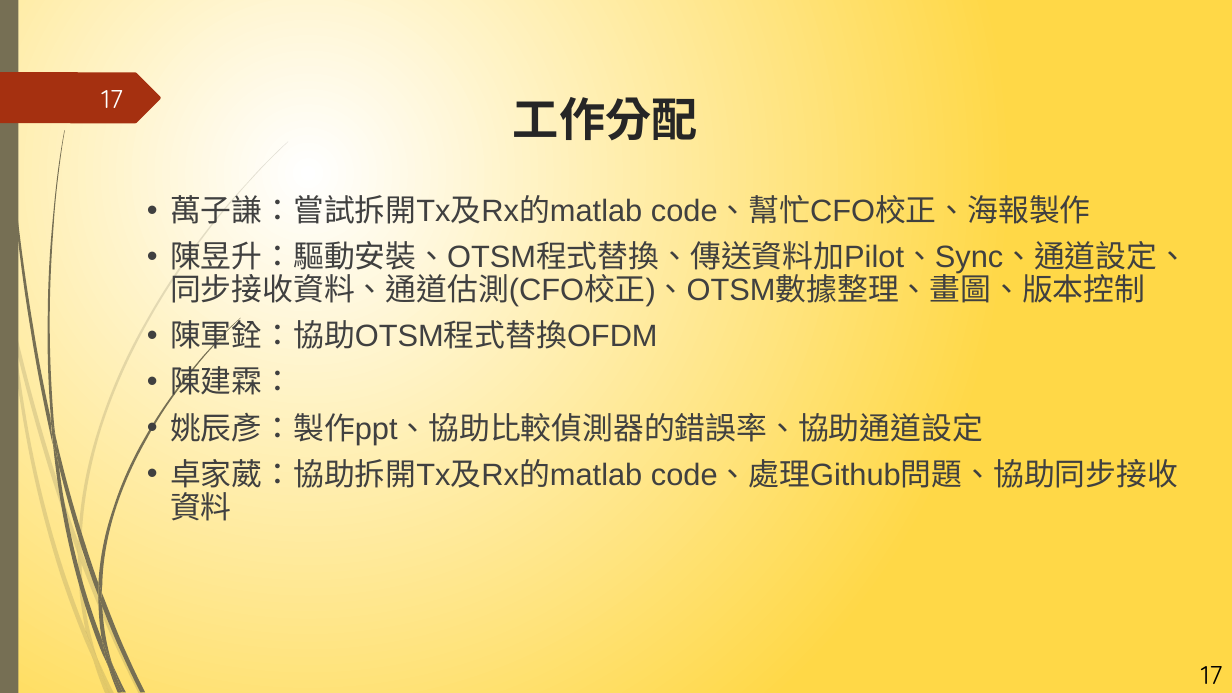
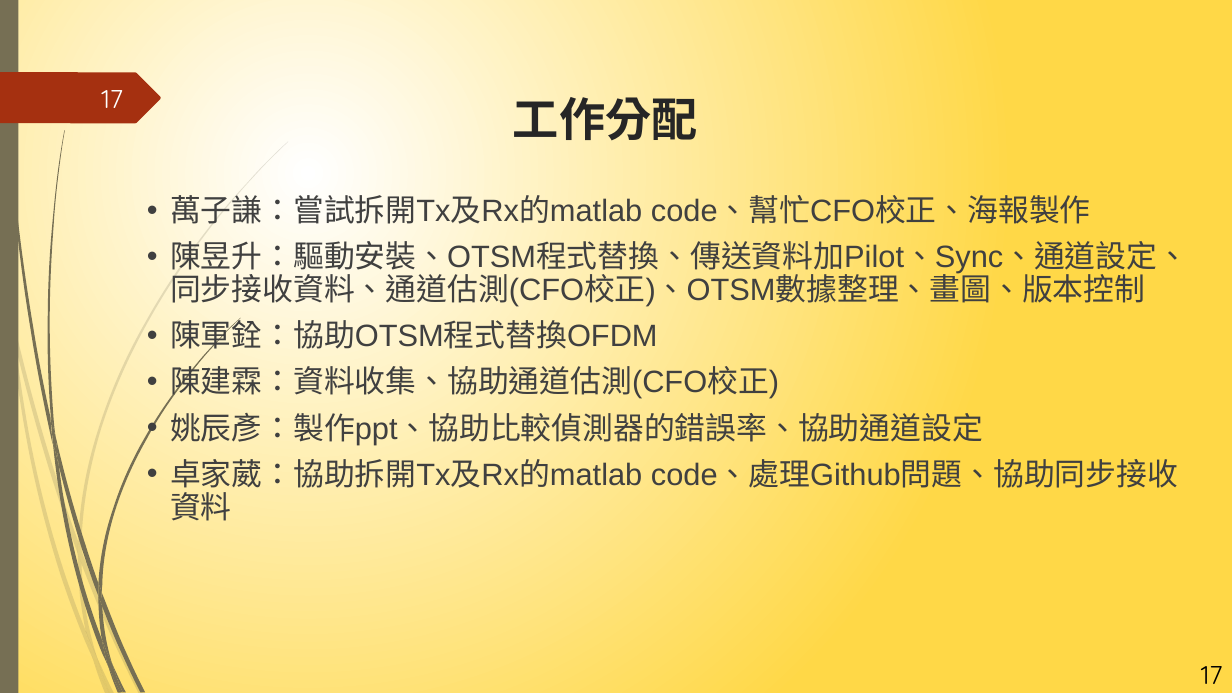
Before and after one commit to NIUWCSP/OTSM, a slide deck: slide 17 of report/以SDR實現OTSM通訊技術.pptx. Drawn at 1232x693 pixels with LibreOffice and Linux fonts; fonts in the diff are those of the drawing. Boxes give left, top, right and bottom in pixels: in the first picture for what was removed or moved away, otherwise in the second. Text is boxed around its words. In the diff, an @@ line names an element or a change of style, - is before the commit and + after.

```diff
--- a/report/以SDR實現OTSM通訊技術.pptx
+++ b/report/以SDR實現OTSM通訊技術.pptx
@@ text at box(170, 361, 779, 401): text changed @@
-• 陳建霖：
+• 陳建霖：資料收集、協助通道估測(CFO校正)
```
Also in this commit, not shown: 2 other slides changed.
